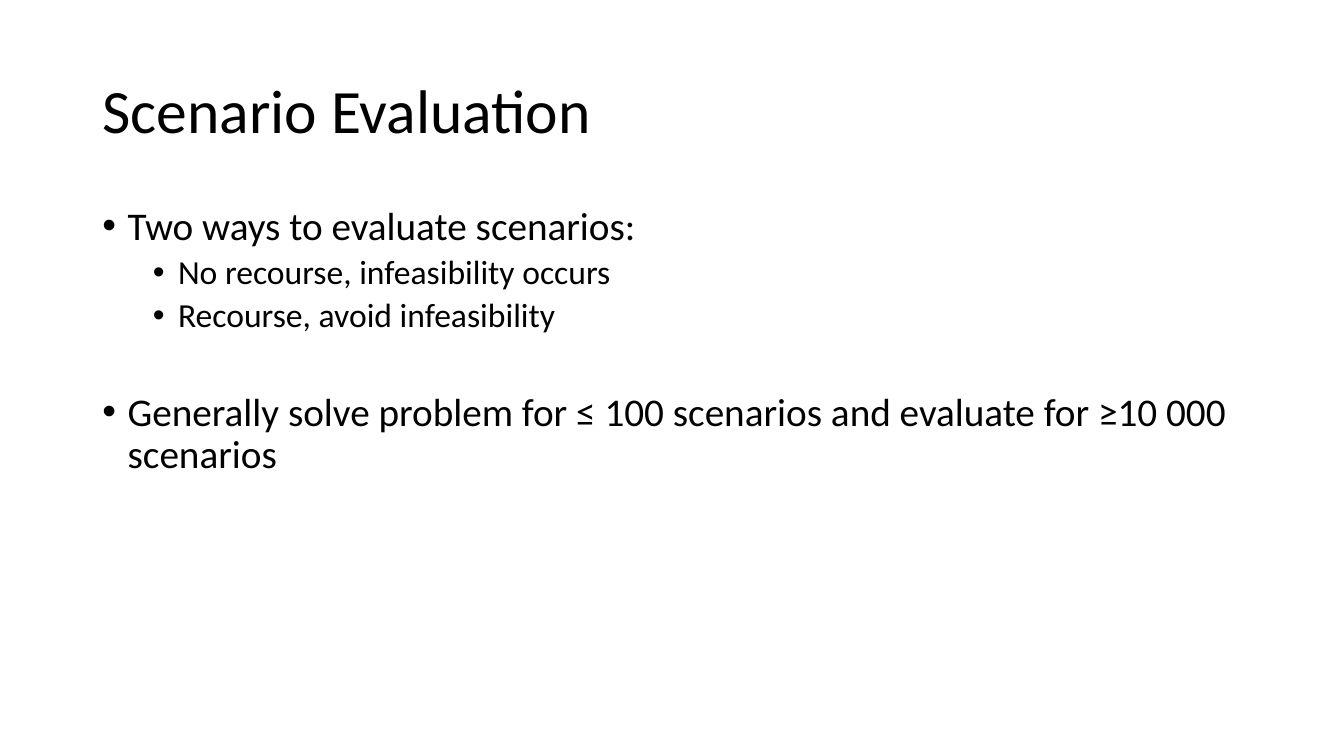
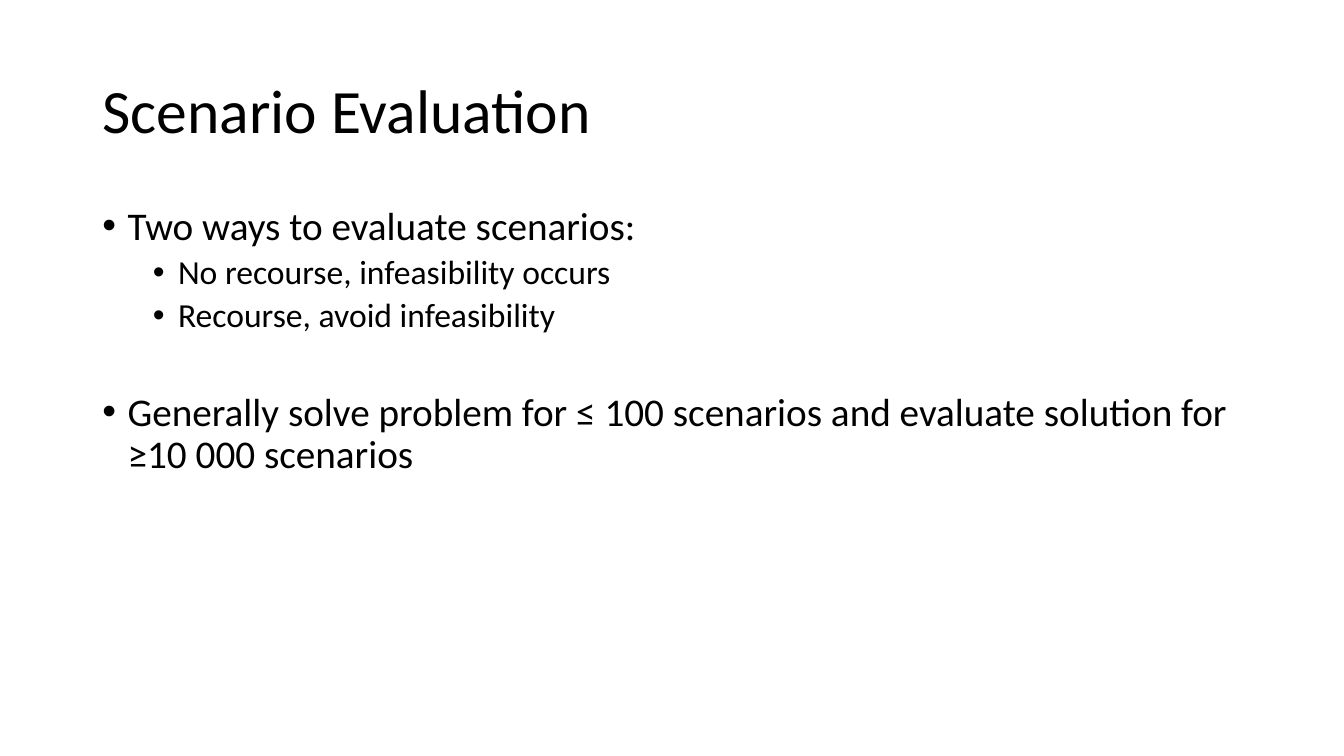
Before and after one commit to bendiw/OilOpt, a slide deck: slide 7 of PP/Preliminary Results 04_05.pptx. Drawn at 1344x756 pixels with LibreOffice and Linux fonts; fonts in the diff are those of the drawing. Boxes give left, top, right and bottom in pixels: in the first picture for what was removed or moved away, otherwise in the second. Text is boxed around its words. In the diff, an @@ line names an element or a change of style, - is before the commit and + after.

```diff
--- a/PP/Preliminary Results 04_05.pptx
+++ b/PP/Preliminary Results 04_05.pptx
@@ text at <box>128,398,1226,469</box>: text changed @@
-• Generally solve problem for ≤ 100 scenarios and evaluate for ≥10 000 scenarios
+• Generally solve problem for ≤ 100 scenarios and evaluate solution for ≥10 000 scenarios
```
Also in this commit, not shown: 6 other slides changed, 2 slides added, 1 other file.
